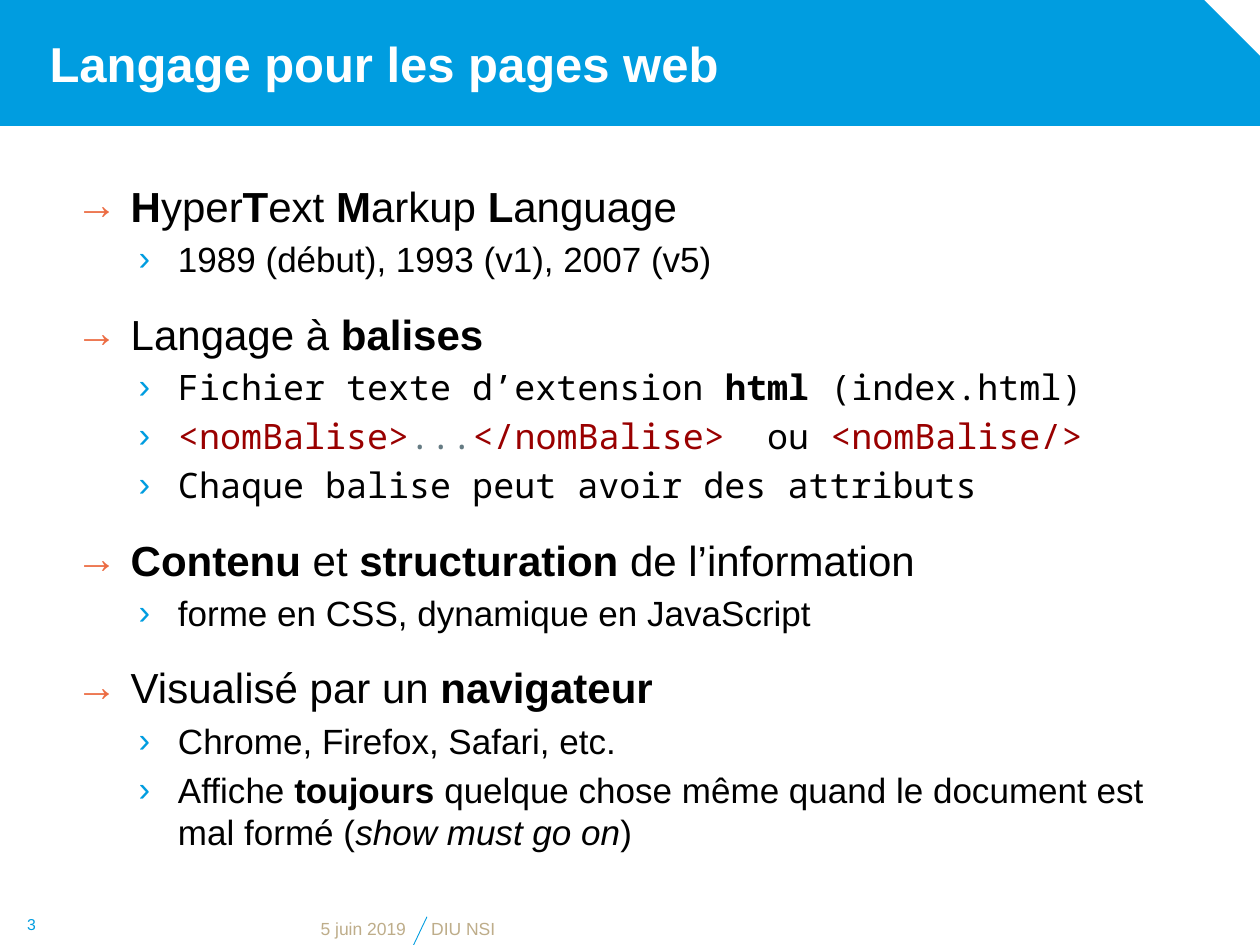
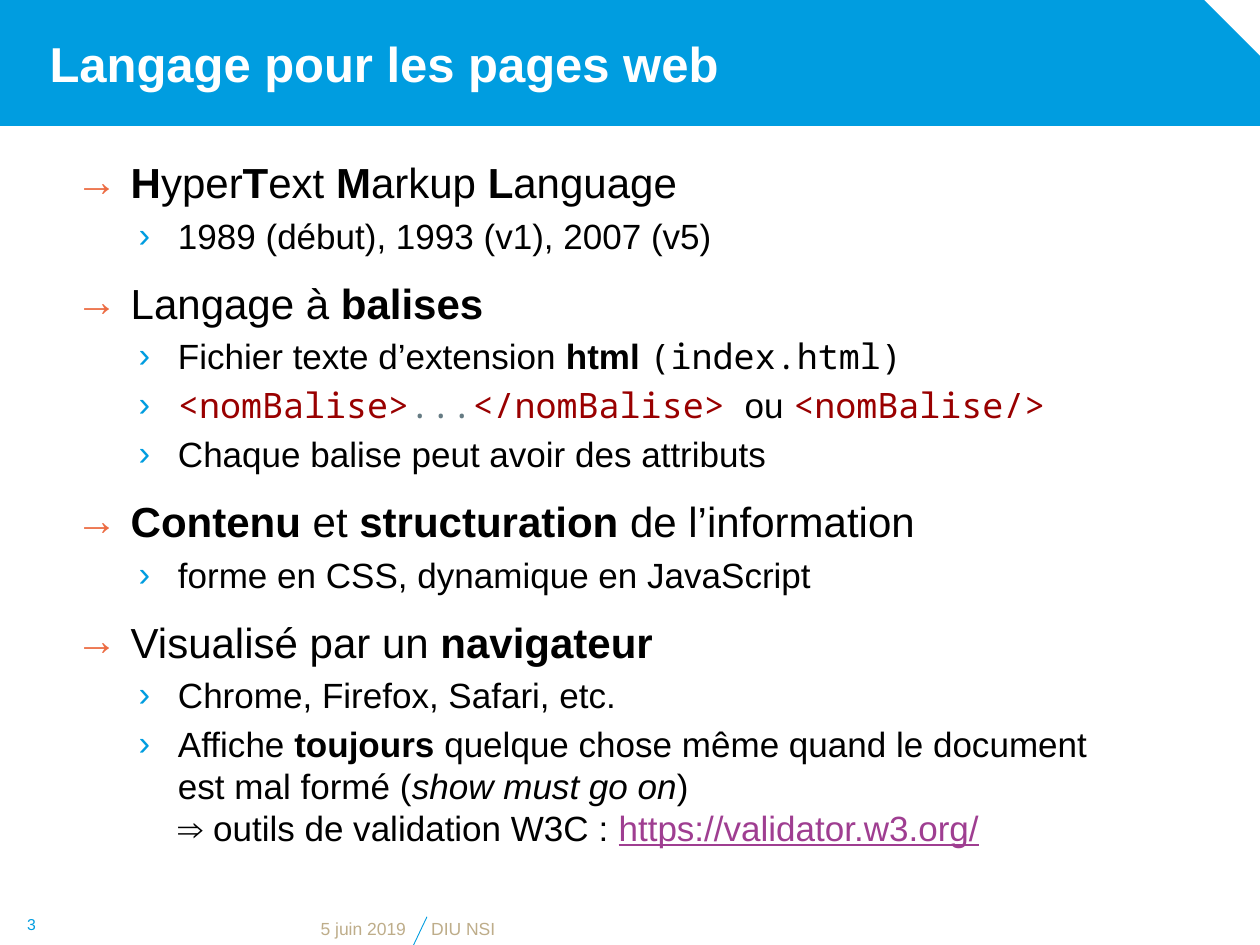
Before and after one commit to diu-uf-bordeaux/bloc1, a slide deck: slide 3 of web/2-HTML/html.pptx. Drawn at 1260x945 pixels with LibreOffice and Linux fonts; fonts in the diff are those of the drawing; background and template pictures are left out. Boxes give left, top, right and bottom in pixels: in the first picture for what was removed or moved away, otherwise in the second. Text is boxed around its words. In the diff, an @@ line names an element or a change of style, - is before the commit and + after.

```diff
--- a/web/2-HTML/html.pptx
+++ b/web/2-HTML/html.pptx
@@ text "HyperText Markup Language": place and size @@
-text "HyperText Markup Language" at bbox=[131, 191, 1144, 852]
+text "HyperText Markup Language" at bbox=[131, 167, 1087, 848]
@@ text at bbox=[131, 288, 1045, 666]: font Noto Sans Mono to Arial in "Fichier texte d’extension html", "ou", "Chaque balise peut avoir des attributs"; line spacing 1.4 to 1; more space between paragraphs @@
@@ text at bbox=[178, 731, 1087, 848]: text changed @@
-  › Affiche toujours quelque chose même quand le document est mal formé (show must go on)
+  › Affiche toujours quelque chose même quand le document
+    est mal formé (show must go on)
+    ⇒ outils de validation W3C : https://validator.w3.org/
```
Also in this commit, not shown: 5 other slides changed, 1 other file.
